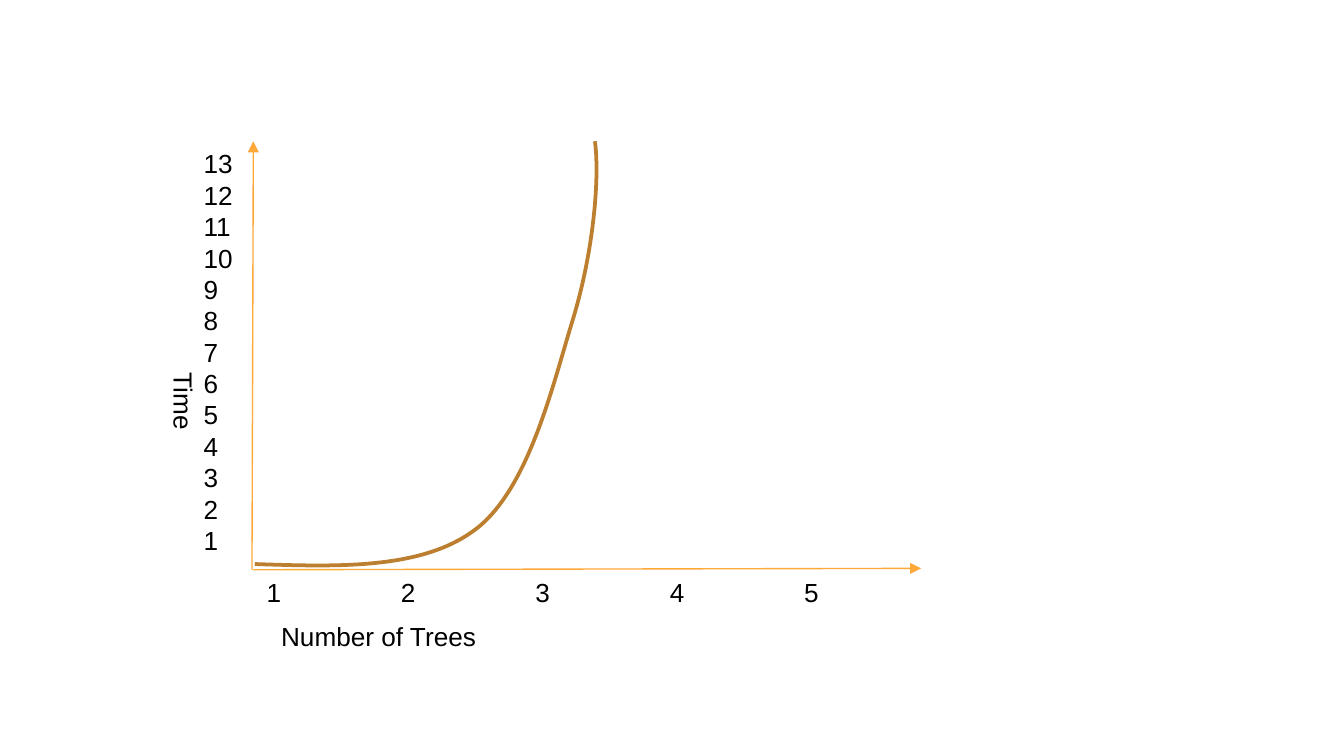
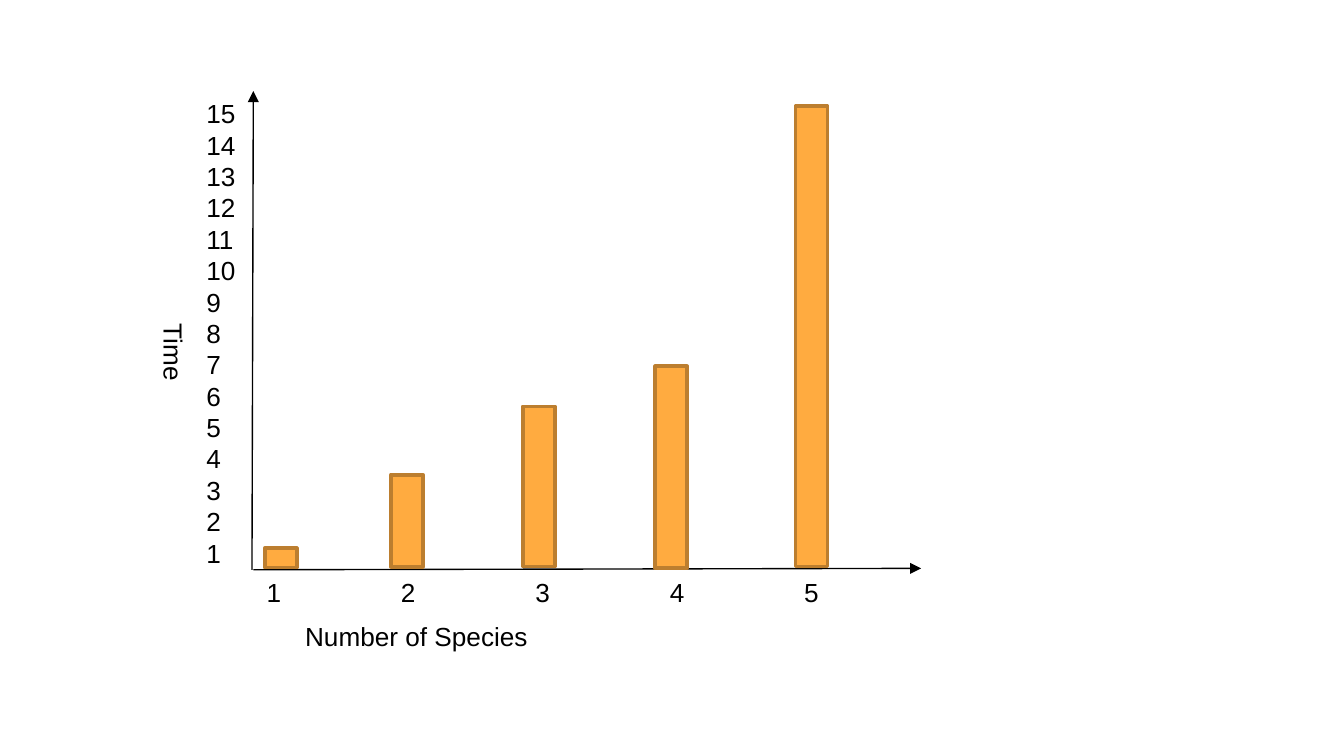
Before and after one commit to iharnoor/PhylogeneticNetworks, a slide deck: slide 17 of Notes/Research.PPTX (slide 16 before the commit). Drawn at 1344x756 pixels with LibreOffice and Linux fonts; fonts in the diff are those of the drawing. Boxes give left, top, right and bottom in pixels: in the first picture for what was removed or moved away, otherwise in the second. Text is boxed around its words. In the diff, an @@ line names an element or a change of style, - is before the commit and + after.

```diff
--- a/Notes/Research.PPTX
+++ b/Notes/Research.PPTX
@@ text "15": place and size @@
-text "15" at (204,280,219,550)
+text "15" at (206,105,235,563)
@@ text at (206,105,235,155): paragraphs added @@
+15
+14
@@ arrow moved from (253, 570) - (254, 141) to (253, 570) - (254, 91) @@
@@ arrow (253, 570) - (254, 91): stroke #FEA83A 0.75 pt to #000000 0.75 pt @@
@@ rectangle added at (796,106,828,566), fill #FFAB40, outline #BD7F2F 2 pt @@
@@ freeform shape removed at (255,141,597,566) @@
@@ text "Time": place and size @@
-text "Time" at (168,377,197,428)
+text "Time" at (158,329,187,380)
@@ rectangle added at (655,367,687,569), fill #FFAB40, outline #BD7F2F 2 pt @@
@@ rectangle added at (523,406,555,566), fill #FFAB40, outline #BD7F2F 2 pt @@
@@ rectangle added at (391,474,423,566), fill #FFAB40, outline #BD7F2F 2 pt @@
@@ arrow (254, 570) - (921, 569): stroke #FEA83A 0.75 pt to #000000 0.75 pt @@
@@ rectangle added at (265,548,297,567), fill #FFAB40, outline #BD7F2F 2 pt @@
@@ text at (305,627,527,652): text changed @@
-Number of Trees
+Number of Species
```
Also in this commit, not shown: 2 other slides changed, 15 slides added, 14 slides removed.
